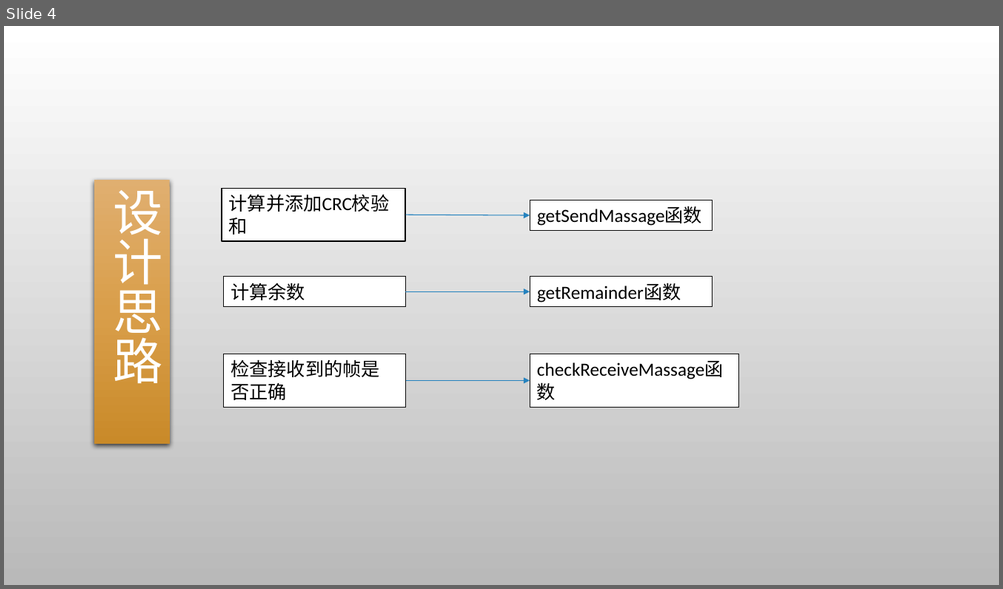
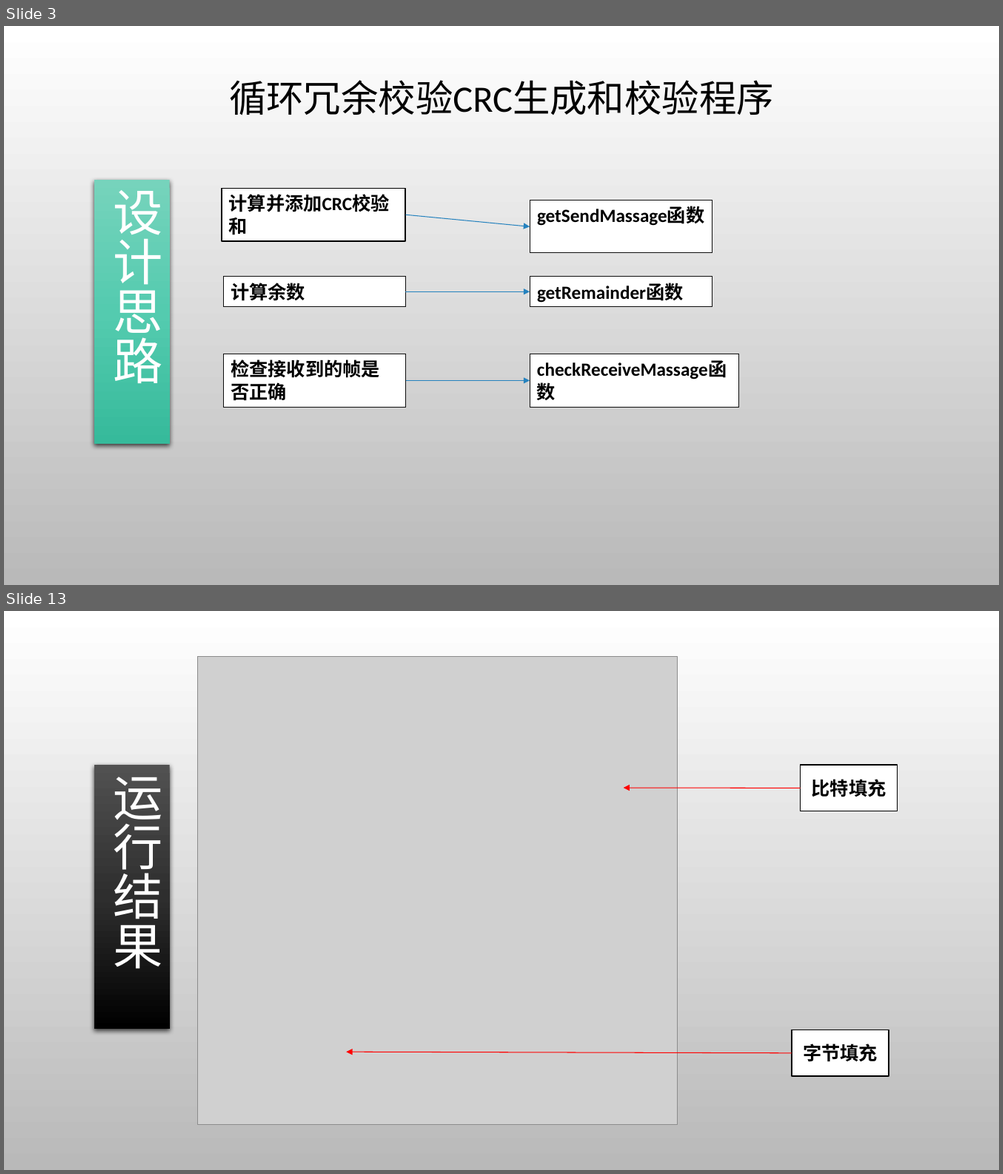
Before and after one commit to gcrth/computer_network, a slide deck: chapter3/ppt/ppt-chapter3.pptx. Shown one above the other, each under a label of ours: slide 4 before the commit, slides 3 and 13 after it; the slides between them are not shown. The pictures are 1003x589 and 1003x1174 pixels, drawn with LibreOffice and Linux fonts; fonts in the diff are those of the drawing; grey boxes stand for pictures; background and template pictures are left out. Boxes give left, top, right and bottom in pixels: in the first picture for what was removed or moved away, otherwise in the second. Text is boxed around its words. In the diff, an @@ line names an element or a change of style, - is before the commit and + after.

```diff
--- a/chapter3/ppt/ppt-chapter3.pptx
+++ b/chapter3/ppt/ppt-chapter3.pptx
@@ slide 13 added at [4, 611, 999, 1170], background picture (left out) @@
@@ picture added at [197, 657, 677, 1126] @@
@@ rectangle added at [94, 765, 170, 1029], fill gradient #515151 to #2F2F2F to #000000, 48 pt, text #FFFFFF @@
+运行结果
@@ rectangle added at [800, 765, 897, 811], fill #FFFFFF, outline #000000 1.25 pt, 18 pt, text #000000, bold @@
+比特填充
@@ arrow added from (800, 789) to (623, 788), #FF0000 0.75 pt @@
@@ rectangle added at [792, 1031, 889, 1076], fill #FFFFFF, outline #000000 1.25 pt, 18 pt, text #000000, bold @@
+字节填充
@@ arrow added from (792, 1054) to (347, 1052), #FF0000 0.75 pt @@
@@ what was slide 4 is now slide 3 @@
@@ slide 3 changed as well @@
@@ text added at [229, 80, 774, 115], 36 pt, text #000000 @@
+循环冗余校验CRC生成和校验程序
@@ rectangle "设计思路" at [94, 180, 170, 444]: fill gradient #E0B071 to #DA9F4B to #C98A29 to gradient #77D4BC to #54CBAF to #36BA9C @@
@@ bold on in 6 elements at [221, 189, 405, 241], [529, 277, 711, 306], [223, 277, 405, 306], [223, 355, 405, 407], [529, 355, 738, 407], [529, 201, 711, 254] @@
@@ rectangle "getSendMassage函数": place and size @@
-rectangle "getSendMassage函数" at [529, 201, 711, 230]
+rectangle "getSendMassage函数" at [529, 201, 711, 254]
@@ arrow moved from (405, 215) - (529, 215) to (405, 215) - (529, 227) @@
```
Also in this commit, not shown: 2 other slides changed, 28 other slides added, 2 slides removed.
